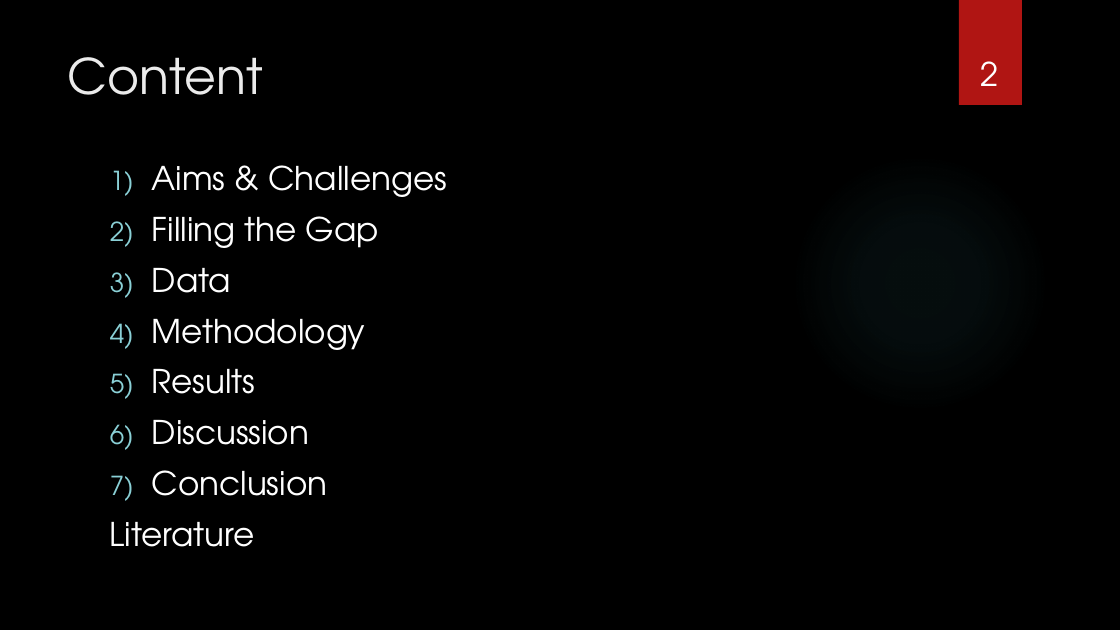
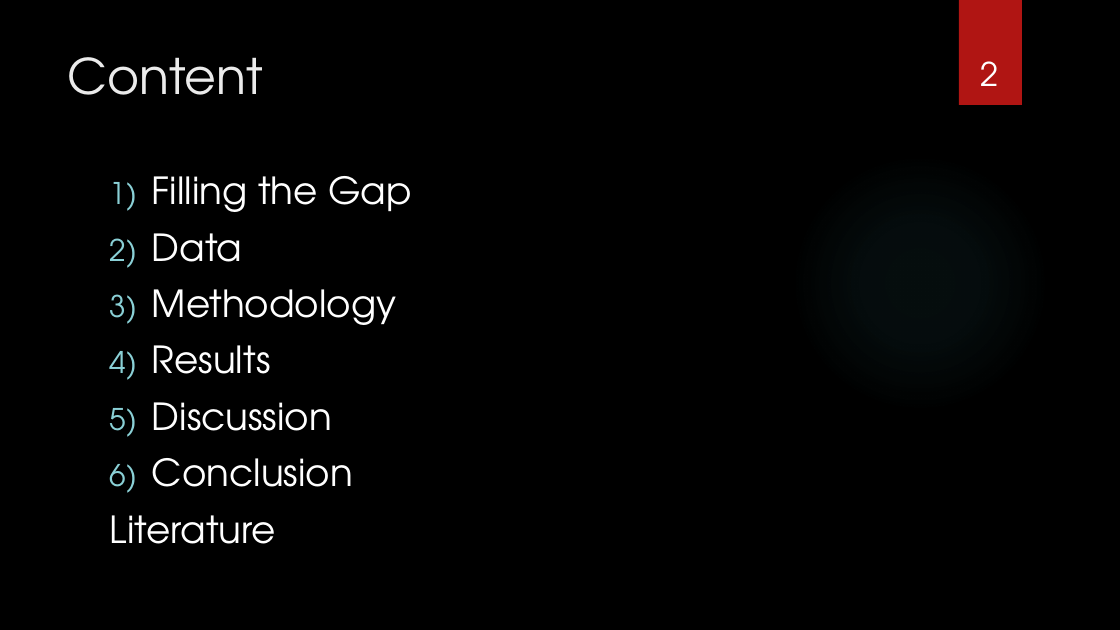
Before and after one commit to nuest/qual_gis, a slide deck: slide 2 of presentation/vortrag_qual_gis.pptx. Drawn at 1120x630 pixels with LibreOffice and Linux fonts; fonts in the diff are those of the drawing; background and template pictures are left out. Boxes give left, top, right and bottom in pixels: in the first picture for what was removed or moved away, otherwise in the second. Text is boxed around its words. In the diff, an @@ line names an element or a change of style, - is before the commit and + after.

Commit message:
added methods & data

```diff
--- a/presentation/vortrag_qual_gis.pptx
+++ b/presentation/vortrag_qual_gis.pptx
@@ text "Filling the Gap": place and size @@
-text "Filling the Gap" at (110, 165, 447, 547)
+text "Filling the Gap" at (110, 176, 412, 544)
@@ text "Filling the Gap" at (110, 176, 412, 544): size 28 to 32 pt @@
@@ text at (152, 165, 447, 197): paragraph removed @@
-1) Aims & Challenges
```
Also in this commit, not shown: 5 other slides changed, 5 slides added, 3 slides removed.
